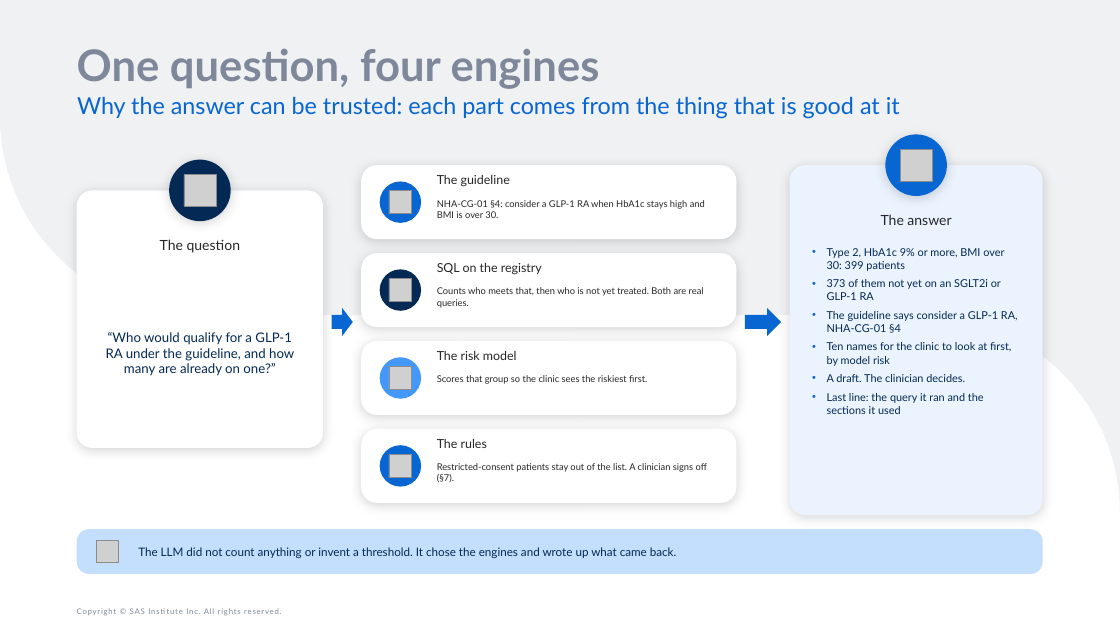
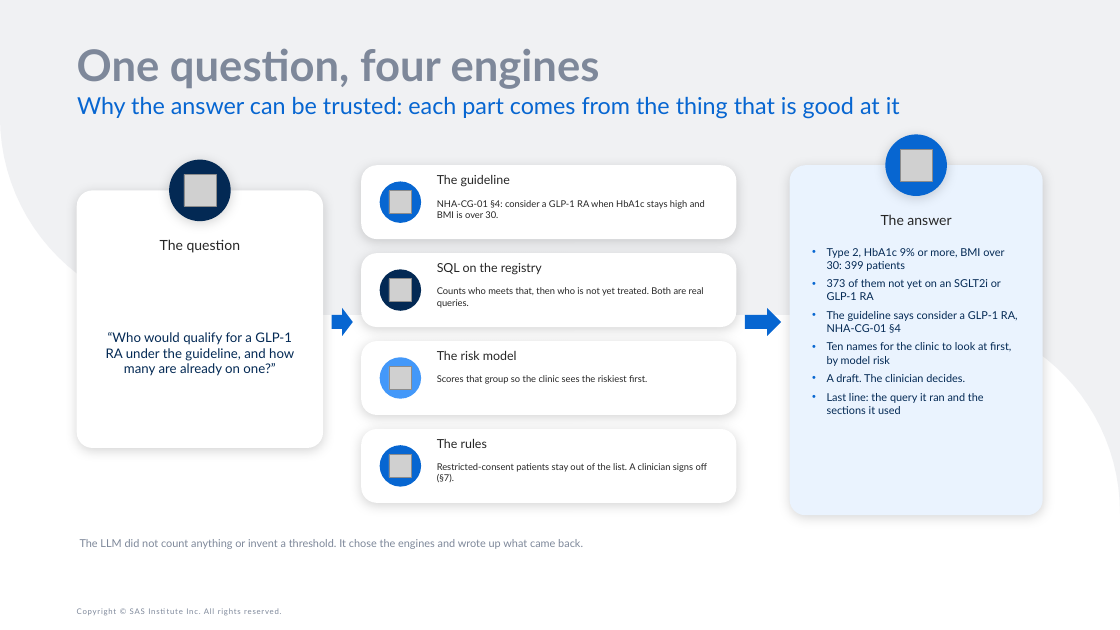
Before and after one commit to raedaldweik/Agentic-Bootcamp, a slide deck: slide 12 of Day1/Agentic_AI_Overview_and_Live_Demo/Agentic_AI_Overview_and_Live_Demo.pptx. Drawn at 1120x630 pixels with LibreOffice and Linux fonts; fonts in the diff are those of the drawing; grey boxes stand for pictures. Boxes give left, top, right and bottom in pixels: in the first picture for what was removed or moved away, otherwise in the second. Text is boxed around its words. In the diff, an @@ line names an element or a change of style, - is before the commit and + after.

```diff
--- a/Day1/Agentic_AI_Overview_and_Live_Demo/Agentic_AI_Overview_and_Live_Demo.pptx
+++ b/Day1/Agentic_AI_Overview_and_Live_Demo/Agentic_AI_Overview_and_Live_Demo.pptx
@@ text "The LLM did not count ..." moved from (x1=138, y1=547, x2=677, y2=558) to (x1=80, y1=539, x2=583, y2=549) @@
@@ text "The LLM did not count ..." at (x1=80, y1=539, x2=583, y2=549): size 15 to 14 pt, text colour #032954 to #7E889A; vertical alignment middle to top @@
@@ rounded rectangle removed at (x1=77, y1=529, x2=1043, y2=574) @@
@@ picture removed at (x1=96, y1=540, x2=119, y2=563) @@
```
Also in this commit, not shown: 6 other slides changed, 1 other file.
